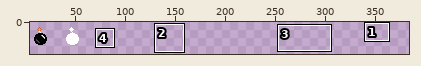
One commit to this sprite sheet: World/Bomb.png. The first picture is a wide view before the edit; the outline marks the close-up.
Close-up. As it was:
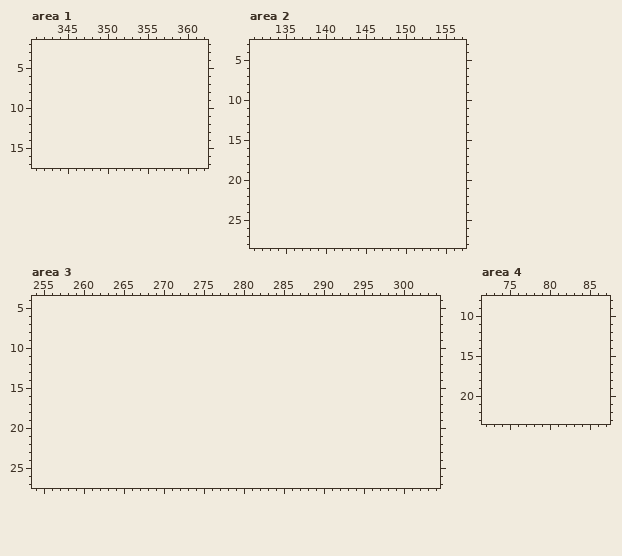
The file is 64x32 pixels. Shown: area 1: x 341..362, y 2..17; area 2: x 131..157, y 3..28; area 3: x 254..304, y 4..27; area 4: x 72..87, y 8..23. The old version is drawn lined up with the new one, on the new canvas. The wide view leaves out empty margins. The commit also changed other parts of the picture, which this record leaves out.
Now the later version:
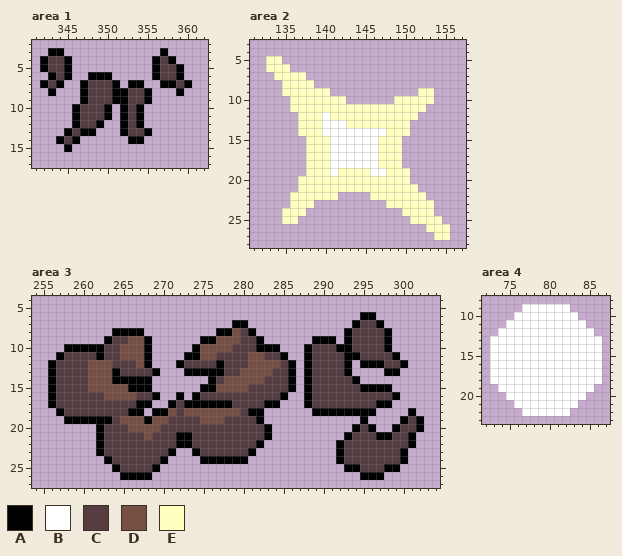
Palette (. is transparent): A #000000  B #ffffff  C #563d42  D #765043  E #ffffc0
Diff:
canvas 64x32 -> 384x32
Changed rows in their new state; - is an unchanged pixel.
Area 1:
first column x 342:
 3 -AA------------A---
 4 ACCA----------ACA--
 5 ACCA----------ACCA-
 6 -ACA--AAA-----ACCA-
 7 ACA--ACCCA-AA--AACA
 8 -A---ACCCAACCA---A-
 9 -----ACCCAACCA-----
10 ----ACCCA-ACA------
11 ----ACCCA-ACA------
12 ----ACCA--ACA------
13 ---ACAA---ACCA-----
14 --ACA------AA------
15 ---A---------------
Area 2:
first column x 133:
 5 EE---------------------
 6 EEE--------------------
 7 -EEEE------------------
 8 --EEEE-----------------
 9 --EEEEEE-----------EE--
10 ---EEEEEEE------EEEEE--
11 ---EEEEEEEEEEEEEEEEE---
12 ----EEEBEEEEEEEEEEE----
13 ----EEEBBBEEEEEEEE-----
14 ----EEEBBBBBBBBEEE-----
15 -----EEEBBBBBBEEE------
16 -----EEEBBBBBBEEE------
17 -----EEEBBBBBBEEE------
18 -----EEEBBBBBBEEE------
19 -----EEEBEEEEBBEEE-----
20 ----EEEEEEEEEEEEEE-----
21 ----EEEEEEEEEEEEEEE----
22 ---EEEEEE----EEEEEEE---
23 ---EEE---------EEEEEE--
24 --EEE------------EEEE--
25 --EE--------------EEEE-
26 --------------------EEE
27 ---------------------EE
Area 3:
first column x 256:
 6 ---------------------------------------AA------
 7 -----------------------AA-------------ACCA-----
 8 --------AAAA---------AADCA-----------ACCCCA----
 9 -------ACCDDA------AADDDCCA------AAA-ACCCCA----
10 --AAAAACCDDDA-----ADDDDCCCAAA---ACCCAACCCCA----
11 -ACCCCACCDDDA----AADDCCCCDDCCA--ACCCCAACCCCA---
12 ACCCCDDDCCCDA---ACCCCACCCDDDDCA-ACCCCA-AAACCA--
13 ACCCCDDDACCCCA---AAAAACCDDDDCCA-ACCCCA----AA---
14 ACCCCDDDAAAAA-------ACDDDDDCCCA-ACCCCCA--------
15 ACCCCDDDDDAAA------AADDDDCCCCCA-ACCCCCCAAAA----
16 ACCCCCCDDDDCCA--A-ACCCCCCCCCCA--ACCCCCCCCCCA---
17 ACCCCCCCCCCAA--ACAAAAAACCCCAA---ACCCCCCCCAA----
18 -ACCCCCCCCAA-AADCDDDDDDDCAA------AAAAAAAA----A-
19 --AAAAAACDDDADDCCCCDDDCCCCA------------A----ACA
20 ------ACCCDDDDCCCCCCCCCCCCCA----------ACA--ACCA
21 ------ACCCCCDCCCAACCCCCCCCCA---------ACCCAACCA-
22 ------ACCCCCCCCCAACCCCCCCCA---------ACCCCCCCCA-
23 ------ACCCCCCCCA--ACCCCCCA----------ACCCCCCCA--
24 -------ACCCCCCA----AAAAAA-----------ACCCCCCCA--
25 --------ACCCCA-----------------------AACCCAA---
26 ---------AAAA--------------------------AAA-----
Area 4:
first column x 73:
 9 ----BBBBBB----
10 ---BBBBBBBB---
11 --BBBBBBBBBB--
12 -BBBBBBBBBBBB-
13 BBBBBBBBBBBBBB
14 BBBBBBBBBBBBBB
15 BBBBBBBBBBBBBB
16 BBBBBBBBBBBBBB
17 BBBBBBBBBBBBBB
18 BBBBBBBBBBBBBB
19 -BBBBBBBBBBBB-
20 --BBBBBBBBBB--
21 ---BBBBBBBB---
22 ----BBBBBB----
